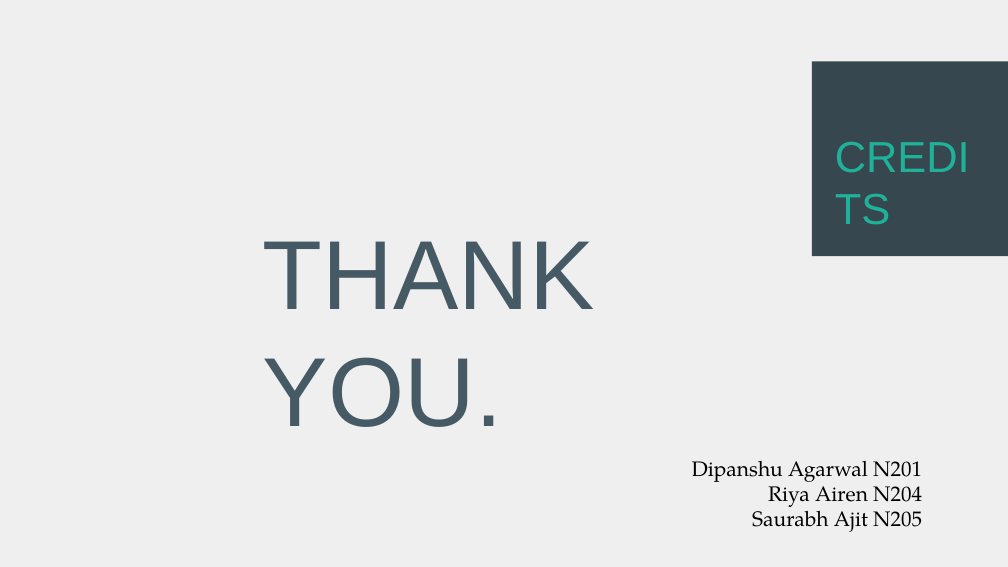
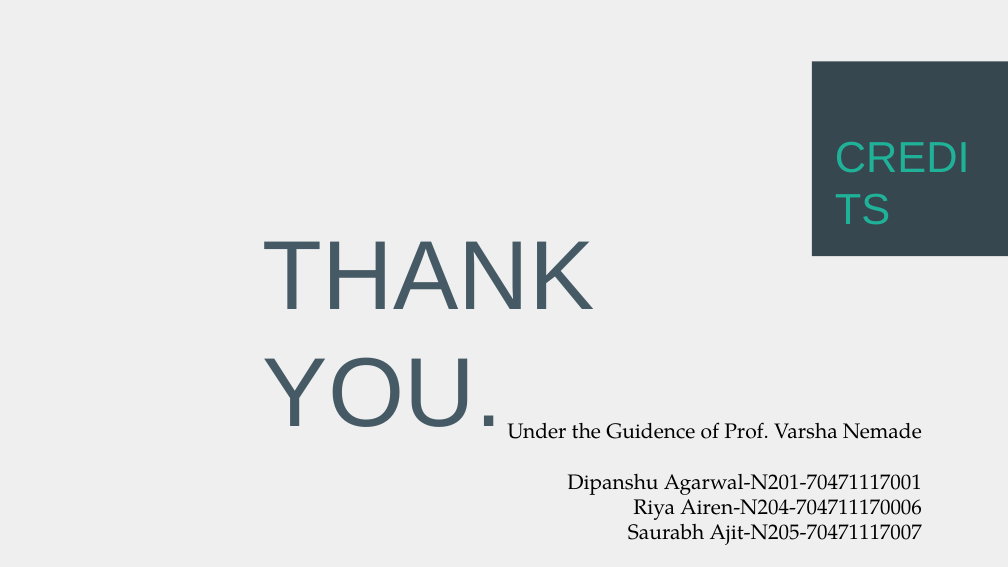
Before and after one commit to dipanshuagarwal/Stock-Market-Forecasting, a slide deck: slide 9 of Meetings/TIP PROJECT PROPOSAL PPT..pptx. Drawn at 1008x567 pixels with LibreOffice and Linux fonts; fonts in the diff are those of the drawing. Boxes give left, top, right and bottom in pixels: in the first picture for what was removed or moved away, otherwise in the second. Text is boxed around its words. In the diff, an @@ line names an element or a change of style, - is before the commit and + after.

Commit message:
Update PPT

```diff
--- a/Meetings/TIP PROJECT PROPOSAL PPT..pptx
+++ b/Meetings/TIP PROJECT PROPOSAL PPT..pptx
@@ text at (507, 422, 922, 545): text changed @@
-Dipanshu Agarwal N201
-Riya Airen N204
-Saurabh Ajit N205
+Under the Guidence of Prof. Varsha Nemade
+Dipanshu Agarwal-N201-70471117001
+Riya Airen-N204-704711170006
+Saurabh Ajit-N205-70471117007
```
Also in this commit, not shown: 2 other slides changed.
